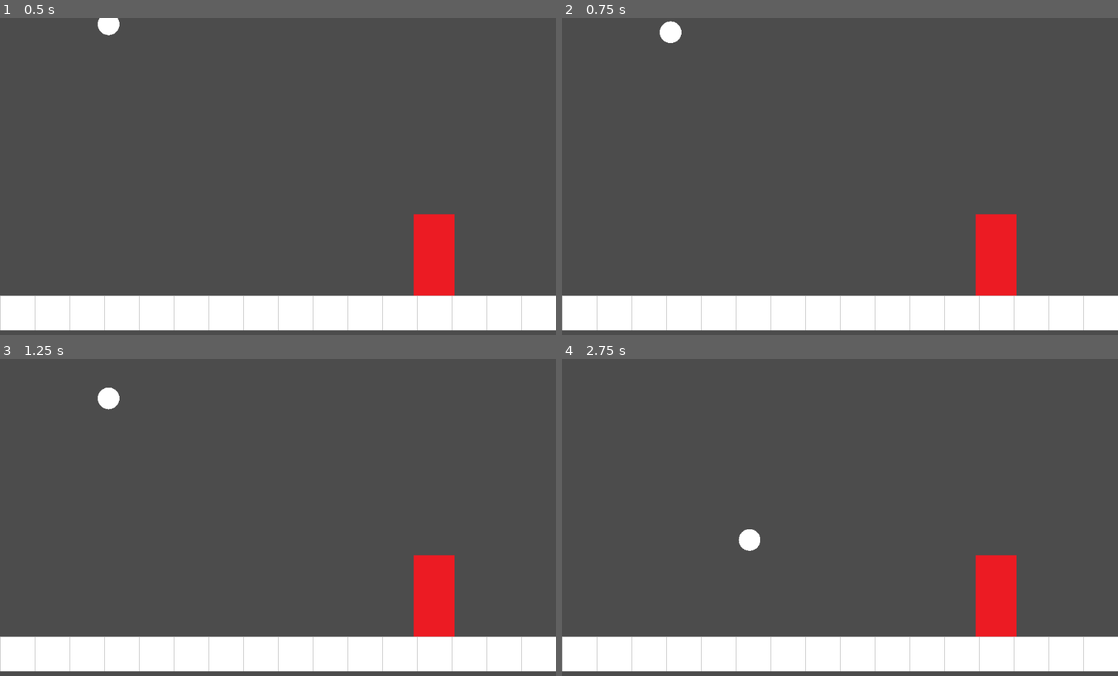
Above: before the commit, frames 1-4 (two rows, left to right).
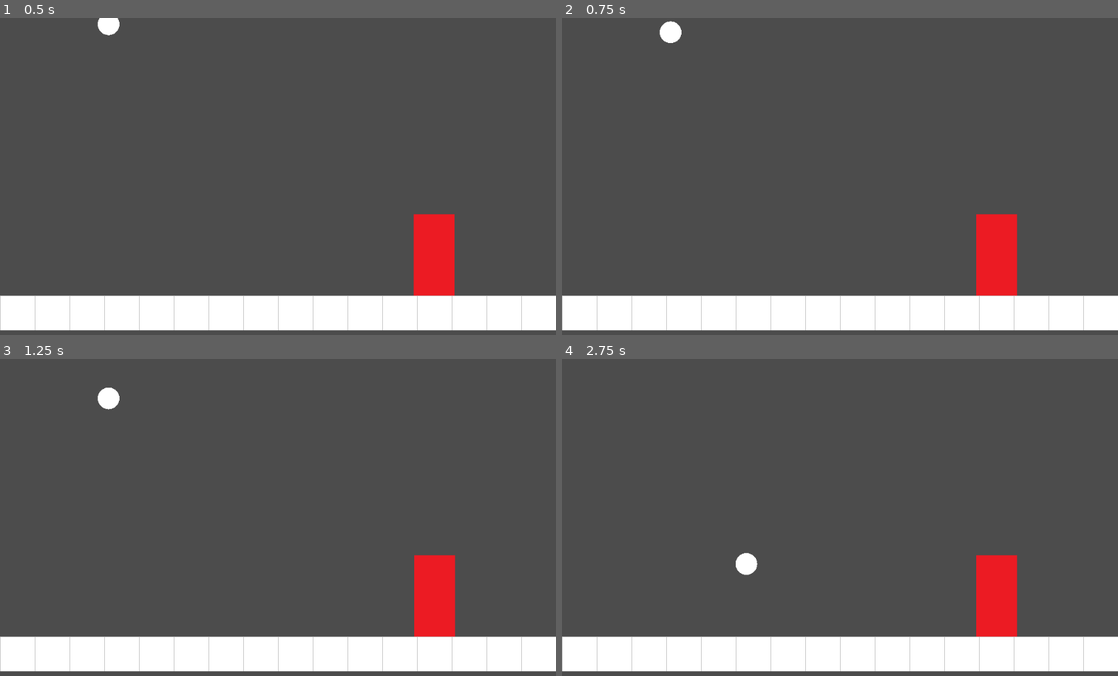
Above: after the commit, the same moments.

Repository: lthammond/CS315-P1-Airship_Assault
Game: Godot game, scene res://src/Level.tscn
Two runs of this game, one before a commit and one after it. Both use one fixed random seed, a clock stepped at 60 frames per second and the inputs below.
Inputs:
- Up to frame 1 (0.5 s): no input
- Up to frame 2 (0.75 s): hold Down (decrease_angle, bound only after the commit) from 0.53 s (still down)
- Up to frame 3 (1.25 s): keep holding Down (decrease_angle, bound only after the commit)
- Up to frame 4 (2.75 s): release Down (decrease_angle, bound only after the commit) at 1.28 s; tap Up (increase_angle) at 1.35 s; tap Down (decrease_angle, bound only after the commit) at 1.55 s; hold Down (decrease_angle, bound only after the commit) from 2.03 s (still down); tap Space (launch) at 2.1 s

Frame 1 is identical in both runs. In frame 2, less than 0.1% of the frame differs, in the area x 74-82%, y 61-88%; in frame 3, less than 0.1%; in frame 4, 0.5%, in the area x 31-82%, y 53-88%.

Commit message:
Add decrease capabilities

Diff:
--- a/project/project.godot
+++ b/project/project.godot
@@ -27,6 +27,12 @@
 , Object(InputEventKey,"resource_local_to_scene":false,"resource_name":"","device":0,"alt":false,"shift":false,"control":false,"meta":false,"command":false,"pressed":false,"scancode":87,"unicode":0,"echo":false,"script":null)
  ]
 }
+decrease_angle={
+"deadzone": 0.5,
+"events": [ Object(InputEventKey,"resource_local_to_scene":false,"resource_name":"","device":0,"alt":false,"shift":false,"control":false,"meta":false,"command":false,"pressed":false,"scancode":16777234,"unicode":0,"echo":false,"script":null)
+, Object(InputEventKey,"resource_local_to_scene":false,"resource_name":"","device":0,"alt":false,"shift":false,"control":false,"meta":false,"command":false,"pressed":false,"scancode":83,"unicode":0,"echo":false,"script":null)
+ ]
+}
 
 [physics]
 
--- a/project/src/Projectile.gd
+++ b/project/src/Projectile.gd
@@ -13,3 +13,6 @@
 	if Input.is_action_pressed("increase_angle"):
 		angle -= degrees_per_second * delta
 		print(angle)
+	if Input.is_action_pressed("decrease_angle"):
+		angle += degrees_per_second * delta
+		print(angle)
